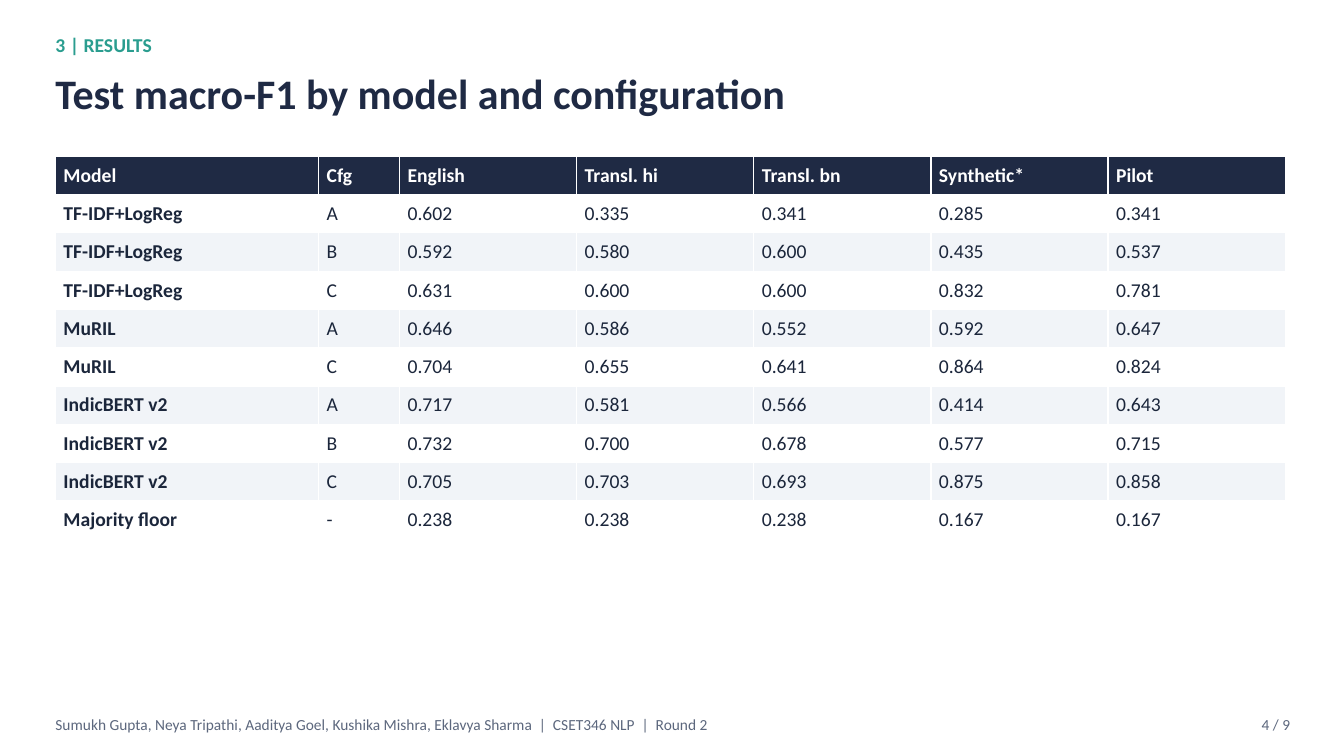
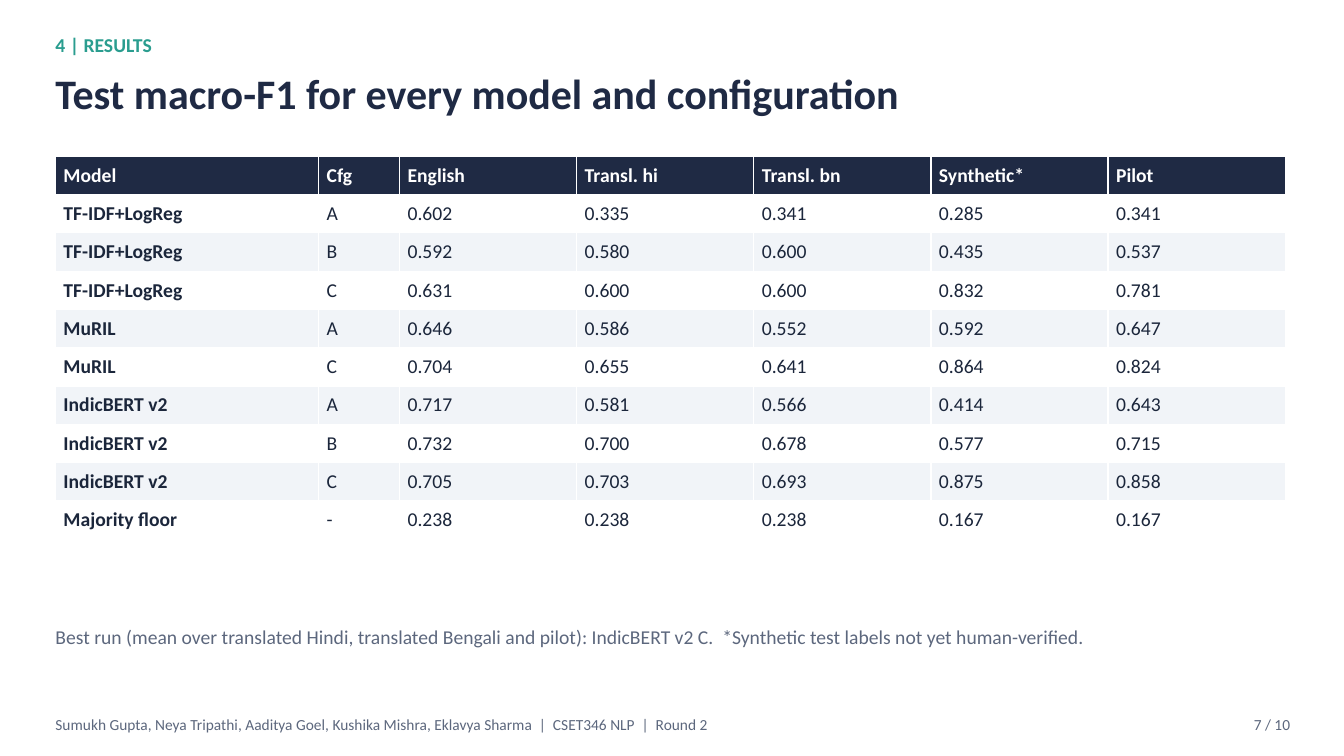
Before and after one commit to sumukh-dgaf/indic-climate-stance, a slide deck: slide 7 of outputs/Round2_Deck.pptx (slide 4 before the commit). Drawn at 1344x756 pixels with LibreOffice and Linux fonts; fonts in the diff are those of the drawing. Boxes give left, top, right and bottom in pixels: in the first picture for what was removed or moved away, otherwise in the second. Text is boxed around its words. In the diff, an @@ line names an element or a change of style, - is before the commit and + after.

```diff
--- a/outputs/Round2_Deck.pptx
+++ b/outputs/Round2_Deck.pptx
@@ text at (x1=55, y1=39, x2=152, y2=52): text changed @@
-3 | RESULTS
+4 | RESULTS
@@ text at (x1=55, y1=79, x2=899, y2=116): text changed @@
-Test macro-F1 by model and configuration
+Test macro-F1 for every model and configuration
@@ text added at (x1=55, y1=630, x2=1083, y2=648), 14 pt, text #5C677D @@
+Best run (mean over translated Hindi, translated Bengali and pilot): IndicBERT v2 C. *Synthetic test labels not yet human-verified.
@@ text at (x1=1254, y1=720, x2=1290, y2=730): text changed @@
-4 / 9
+7 / 10
```
Also in this commit, not shown: 6 other slides changed, 3 slides added, 2 slides removed, 2 other files.
